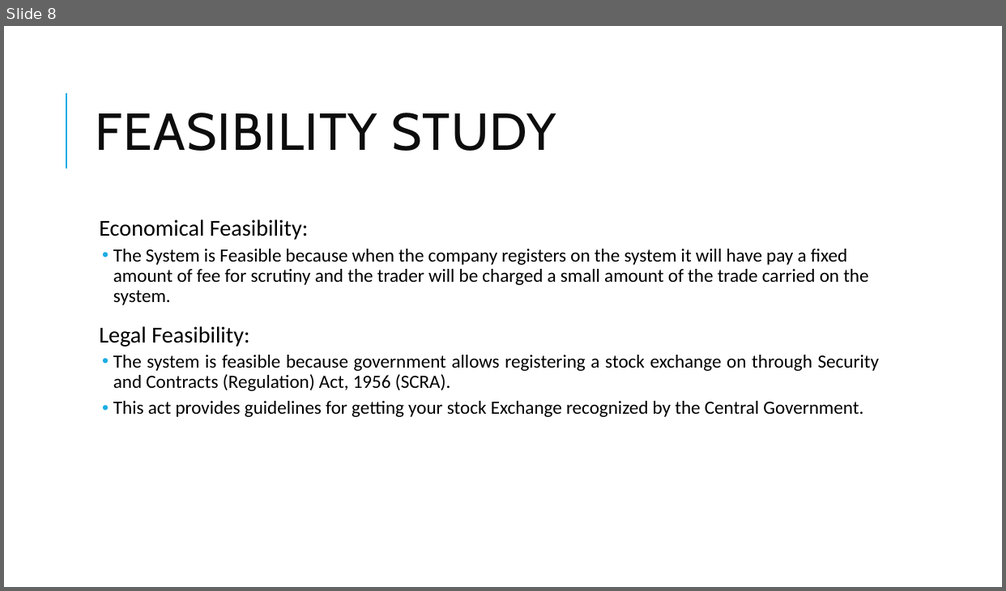
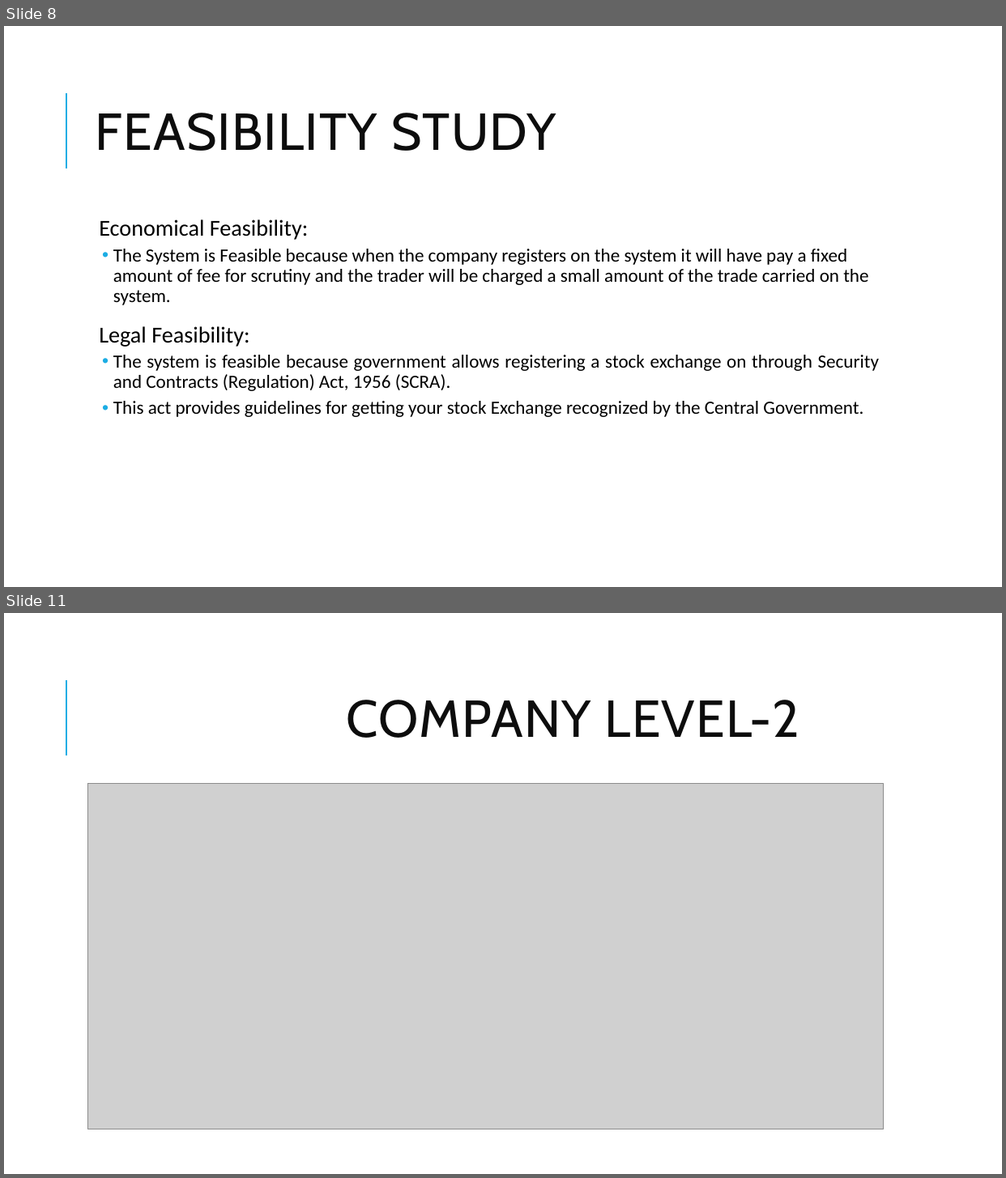
Before and after one commit to shreypateliya/Virtual-Stock-Market, a slide deck: Virtual Stock Market.pptx. Shown one above the other, each under a label of ours: slide 8 before the commit, slides 8 and 11 after it; the slides between them are not shown. The pictures are 1006x591 and 1006x1178 pixels, drawn with LibreOffice and Linux fonts; fonts in the diff are those of the drawing; grey boxes stand for pictures. Boxes give left, top, right and bottom in pixels: in the first picture for what was removed or moved away, otherwise in the second. Text is boxed around its words. In the diff, an @@ line names an element or a change of style, - is before the commit and + after.

```diff
--- a/Virtual Stock Market.pptx
+++ b/Virtual Stock Market.pptx
@@ slide 11 added at bbox=[4, 613, 1002, 1174], background #FFFFFF; not listed: 1 template element that a slide beside it also shows @@
@@ title added at bbox=[347, 700, 799, 738], 50 pt, text #0D0D0D @@
+COMPANY LEVEL-2
@@ picture added at bbox=[88, 784, 884, 1130] @@
```
Also in this commit, not shown: 11 other slides added.
